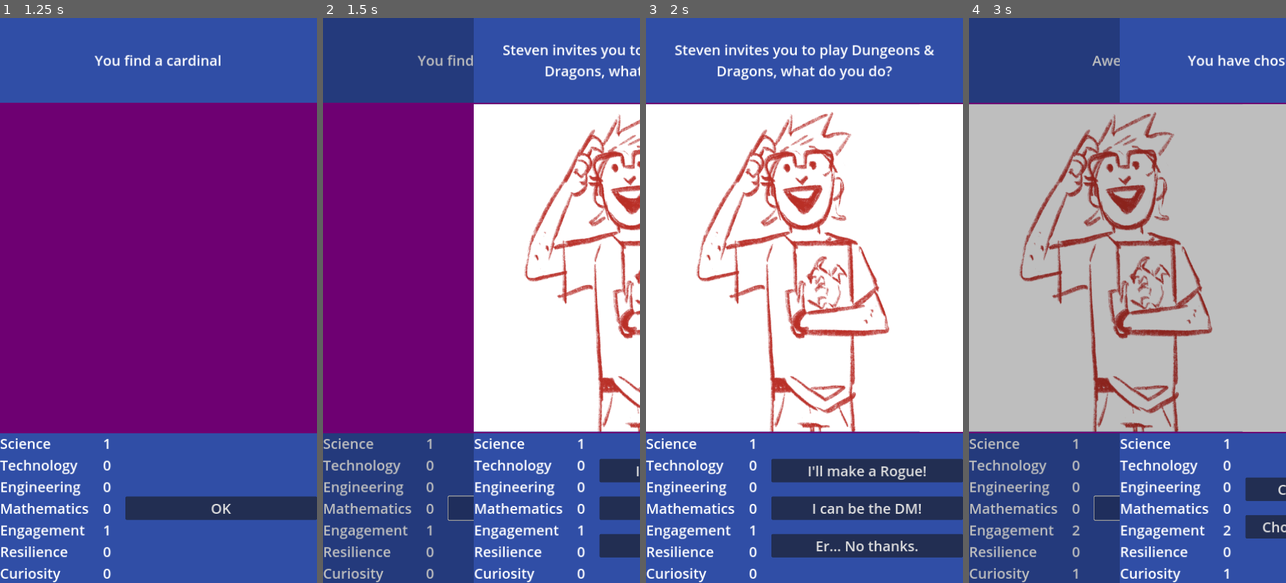
Above: before the commit, frames 1-4 (left to right).
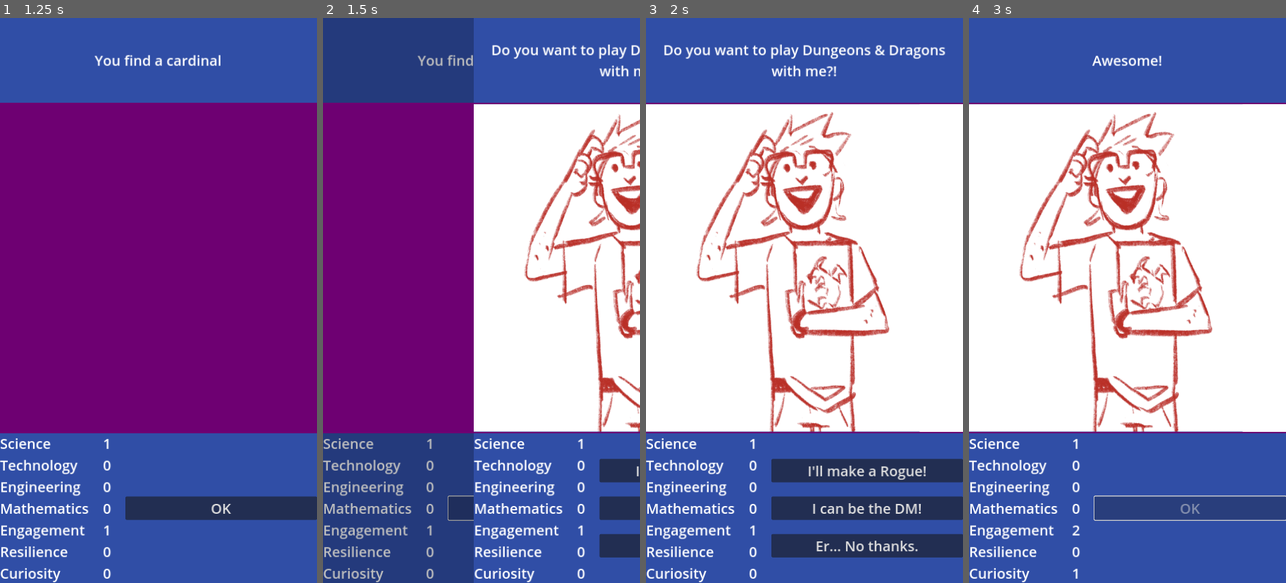
Above: after the commit, the same moments.

Repository: stem-career-paths/game
Game: Godot game, scene res://ui/main_screen.tscn
Same seed, same stepped clock (60 frames per second), same inputs: the game is played once before the commit and once after it.
Inputs:
- Up to frame 1 (1.25 s): click "Bird Banding" at 0.5 s
- Up to frame 2 (1.5 s): click "OK" at 1.25 s
- Up to frame 3 (2 s): no input
- Up to frame 4 (3 s): click "I'll make a Rogue!" at 2 s; click "OK" at 2.75 s

Frame 1 is identical in both runs. In frame 2, 0.9% of the frame differs, in the area x 53-100%, y 4-11%; in frame 3, 1.6%; in frame 4, 83%, in the area x 0-100%, y 0-100%.

Commit message:
Add optional npc to stories

Diff:
--- a/project/card/simple_story.gd
+++ b/project/card/simple_story.gd
@@ -5,8 +5,9 @@
 	assert("options" in self, "This story must have 'options'")
 
 	presenter.show_text(get("text"))
-	if "image" in self:
-		presenter.show_image(get("image"))
+	if "npc_name" in self:
+		var npc : Npc = presenter.world.cast.get_by_name(get("npc_name"))
+		presenter.show_npc(npc)
 
 	var options_dict = get("options")
 	var option_keys = options_dict.keys()
--- a/project/card/story_card.gd
+++ b/project/card/story_card.gd
@@ -32,6 +32,10 @@
 		world.character[attribute] += effects[attribute]
 
 
+func show_npc(npc:Npc) -> void:
+	%MainImage.texture = npc.image
+
+
 func show_options(options: Array) -> String:
 	var buttons : Array[Button] = []
 	for option in options:
--- /dev/null
+++ b/project/cast/cast.gd
@@ -0,0 +1,24 @@
+class_name Cast extends RefCounted
+
+## Maps names to Npc objects
+var _dictionary := {}
+
+
+func get_by_name(npc_name:String) -> Npc:
+	return _dictionary[npc_name]
+
+
+## Load the cast of NPCs from the given folder.
+func load_cast(path:String) -> void:
+	for file_name in DirAccess.get_files_at(path):
+		if file_name.ends_with(".tres"):
+			var resource_path := path + file_name
+			var npc_definition := load(resource_path)
+			assert(npc_definition != null, "Cannot load " + resource_path)
+			if npc_definition is NpcDefinition:
+				var npc : Npc = npc_definition.create_npc()
+				_dictionary[npc.name] = npc
+
+
+func size() -> int:
+	return _dictionary.size()
--- /dev/null
+++ b/project/cast/npc.gd
@@ -0,0 +1,4 @@
+class_name Npc extends RefCounted
+
+var name : String
+var image : Texture
--- /dev/null
+++ b/project/cast/npc_definition.gd
@@ -0,0 +1,10 @@
+class_name NpcDefinition extends Resource
+
+@export var name : String
+@export var image : Texture
+
+func create_npc() -> Npc:
+	var npc := Npc.new()
+	npc.name = name
+	npc.image = image
+	return npc
--- /dev/null
+++ b/project/cast/steven.tres
@@ -0,0 +1,9 @@
+[gd_resource type="Resource" script_class="NpcDefinition" load_steps=3 format=3 uid="uid://thu2w6hanjr2"]
+
+[ext_resource type="Script" path="res://cast/npc_definition.gd" id="1_arx16"]
+[ext_resource type="Texture2D" uid="uid://b7srskjmxkvei" path="res://cast/steven.png" id="1_guuyw"]
+
+[resource]
+script = ExtResource("1_arx16")
+name = "Steven"
+image = ExtResource("1_guuyw")
--- a/project/story/starting_stories/steven_dnd.gd
+++ b/project/story/starting_stories/steven_dnd.gd
@@ -1,8 +1,8 @@
 extends SimpleStory
 
-var text := "Steven invites you to play Dungeons & Dragons, what do you do?"
+var text := "Do you want to play Dungeons & Dragons with me?!"
 
-var image := "ui_test_image"
+var npc_name := "Steven"
 
 var options := {
 	"I'll make a Rogue!": {
--- /dev/null
+++ b/project/test/integration/cast_test.gd
@@ -0,0 +1,20 @@
+extends GutTest
+
+var cast : Cast
+
+func before_each() -> void:
+	cast = Cast.new()
+
+func test_load_cast() -> void:
+	_load_test_data()
+	assert_eq(cast.size(), 1, "The right number of test cast members are loaded.")
+
+
+func _load_test_data() -> void:
+	cast.load_cast("res://test/integration/test_cast/")
+
+
+func test_get_by_name() -> void:
+	_load_test_data()
+	var npc := cast.get_by_name("Bobby Tables")
+	assert_not_null(npc)
--- /dev/null
+++ b/project/test/integration/test_cast/bobby_tables.tres
@@ -0,0 +1,7 @@
+[gd_resource type="Resource" script_class="NpcDefinition" load_steps=2 format=3 uid="uid://ce2n1dmwbh38"]
+
+[ext_resource type="Script" path="res://cast/npc_definition.gd" id="1_jvstt"]
+
+[resource]
+script = ExtResource("1_jvstt")
+name = "Bobby Tables"
--- a/project/ui/main_screen.gd
+++ b/project/ui/main_screen.gd
@@ -17,7 +17,7 @@
 ## Forces the application to start with a particular story.
 @export_file("*.gd") var starting_story
 
-var world := World.new()
+var world : World
 
 ## A reference to the current top card.
 ##
@@ -30,6 +30,10 @@
 
 
 func _ready():
+	# Initialize the world
+	world = World.new()
+	world.cast.load_cast("res://cast/")
+
 	## Load and randomize all the stories in _STARTING_STORY_PATH
 	var file_paths := DirAccess.get_files_at(_STARTING_STORY_PATH)
 	for file_path in file_paths:
--- a/project/world/world.gd
+++ b/project/world/world.gd
@@ -8,3 +8,6 @@
 ##
 ## The values are resource paths.
 var available_stories : Array[String] = []
+
+## The cast of characters as a map from name to npc object
+var cast := Cast.new()
Renamed: project/images/ui_test_image.png -> project/cast/steven.png
Not shown, changed: project/cast/steven.png.import
Renamed: project/story/starting_stories/stateful_demo.gd -> project/story/demo_stories/stateful_demo.gd
